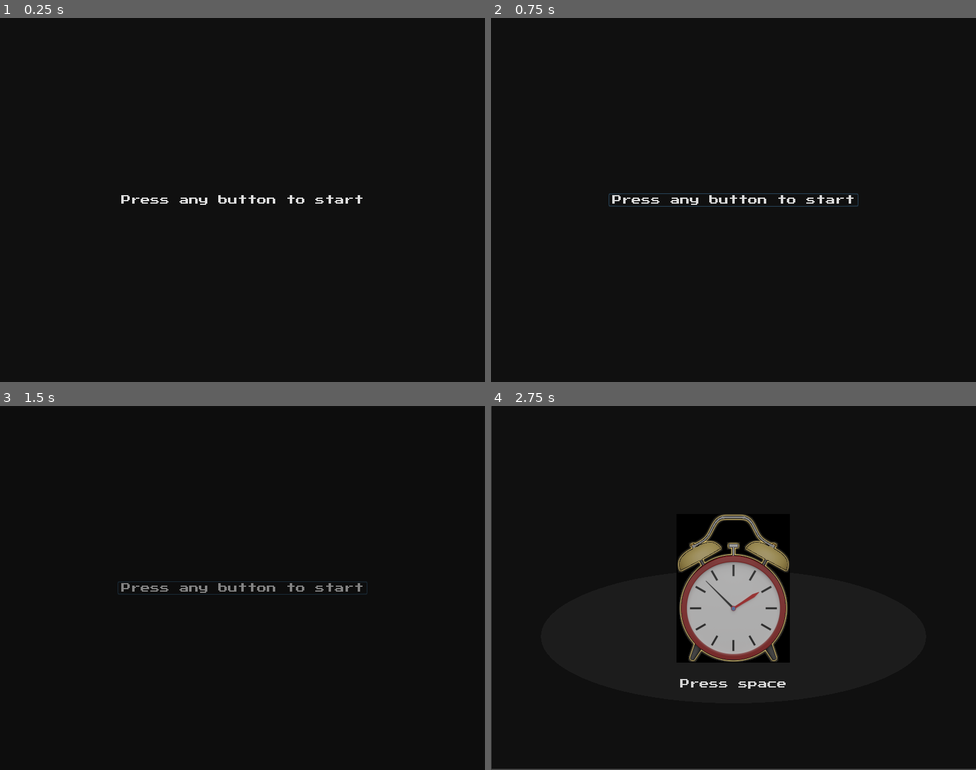
Above: before the commit, frames 1-4 (two rows, left to right).
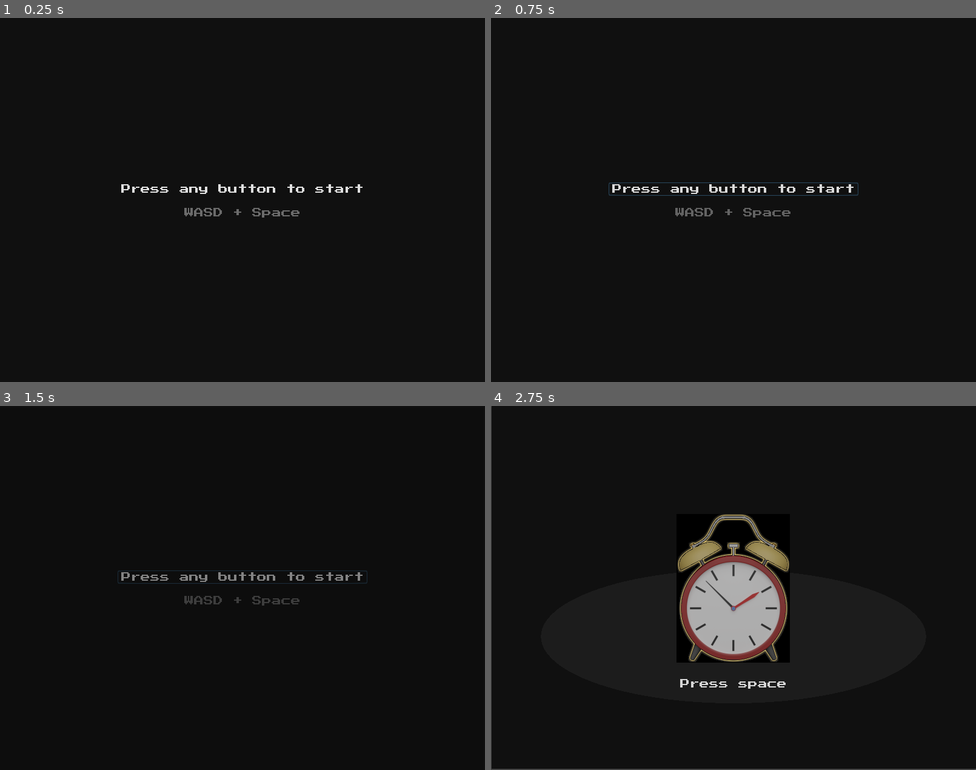
Above: after the commit, the same moments.

Repository: Trizalio/LifeLoop
Game: Godot game, scene res://scenes/main.tscn
Same seed, same stepped clock (60 frames per second), same inputs: the game is played once before the commit and once after it. The engine's default icon, where the game draws it, is replaced by a stand-in: a white triangle on a blue panel in a dark square.
Inputs:
- Up to frame 1 (0.25 s): no input
- Up to frame 2 (0.75 s): click "Press any button to start" at 0.5 s
- Up to frame 3 (1.5 s): click "Press any button to start" at 1.25 s
- Up to frame 4 (2.75 s): tap Enter at 2 s; hold Right (ui_right) from 2.03 s (still down); tap Space at 2.27 s

The runs differ from the first frame. In frame 1, 0.9% of the frame differs, in the area x 25-75%, y 45-55%; in frame 2, 1.3%, in the area x 24-76%, y 45-55%; in frame 3, 1.3%; in frame 4, nothing differs.

Commit message:
controls added to main

Diff:
--- a/scenes/main.tscn
+++ b/scenes/main.tscn
@@ -47,18 +47,28 @@
 margin_left = 164.0
 margin_right = 576.0
 margin_bottom = 540.0
+custom_constants/separation = 20
 alignment = 1
 
 [node name="Start" type="Button" parent="MarginContainer/HBoxContainer/Buttons"]
-margin_top = 259.0
+margin_top = 241.0
 margin_right = 412.0
-margin_bottom = 281.0
+margin_bottom = 263.0
 custom_fonts/font = SubResource( 1 )
 keep_pressed_outside = true
 shortcut = SubResource( 3 )
 text = "Press any button to start"
 flat = true
 
+[node name="Label" type="Label" parent="MarginContainer/HBoxContainer/Buttons"]
+modulate = Color( 0.423529, 0.423529, 0.423529, 1 )
+margin_top = 283.0
+margin_right = 412.0
+margin_bottom = 299.0
+custom_fonts/font = SubResource( 1 )
+text = "WASD + Space"
+align = 1
+
 [node name="tick_tack_sound" type="AudioStreamPlayer2D" parent="."]
 stream = ExtResource( 2 )
 
--- a/scripts/singletones/game_status.gd
+++ b/scripts/singletones/game_status.gd
@@ -17,7 +17,7 @@
 	ResourseChange.new('gym', -small_effect, small_effect, no_effect),
 	ResourseChange.new('bar', -medium_effect, medium_effect, -small_effect),
 	ResourseChange.new('clothing_store', -medium_effect, no_effect, medium_effect),
-	ResourseChange.new('stripclub', -strong_effect, strong_effect, -medium_effect),
+	ResourseChange.new('strip_club', -strong_effect, strong_effect, -medium_effect),
 	ResourseChange.new('jewelry_store', -strong_effect, no_effect, strong_effect),
 ]
 var name_to_building = {}
Not shown: 2 places in scenes/city.tscn that only renumber resources
